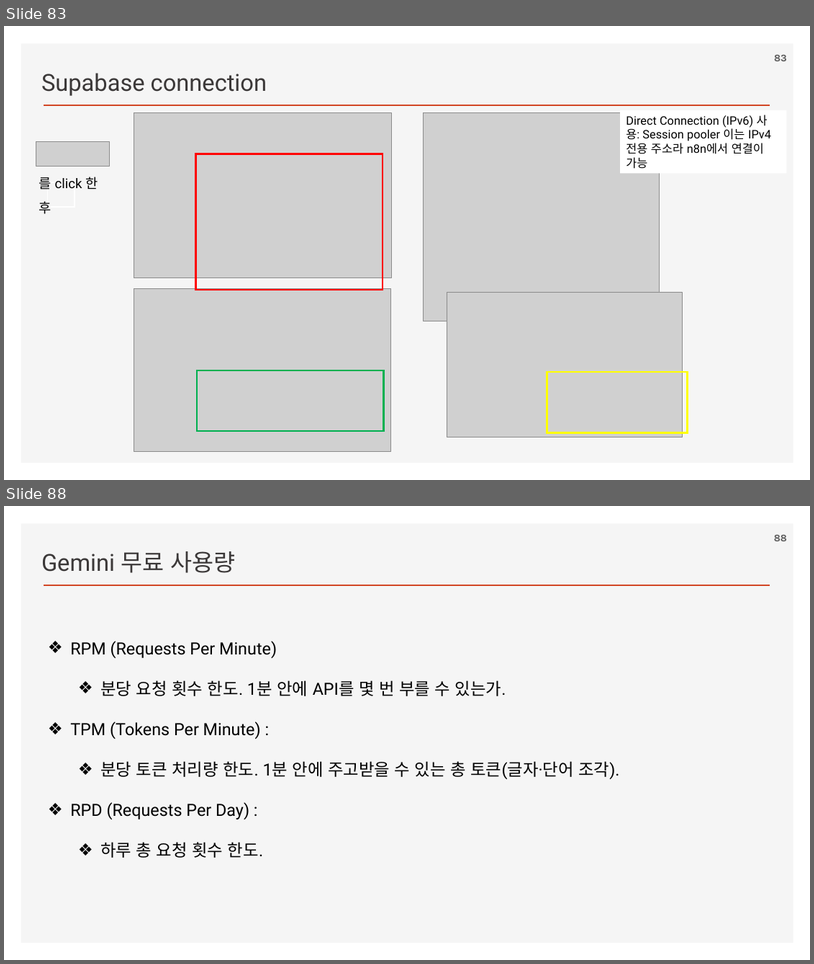
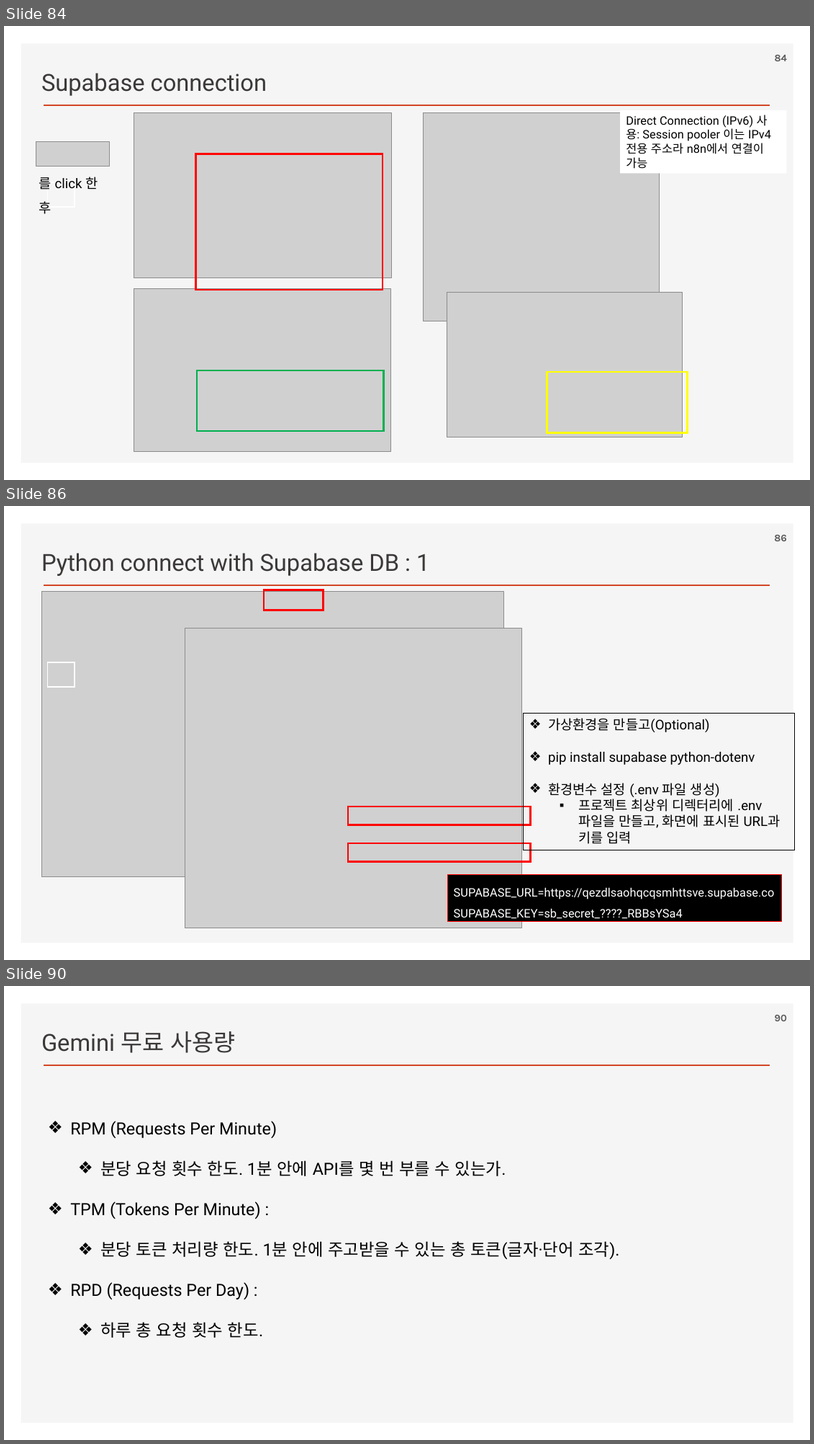
Before and after one commit to ancestor9/2026_Fall_AI-Workflow, a slide deck: PPTs/02_AI Workflow_n8n.pptx. Shown one above the other, each under a label of ours: slides 83 and 88 before the commit, slides 84, 86 and 90 after it; the slides between them are not shown. The pictures are 814x964 and 814x1444 pixels, drawn with LibreOffice and Linux fonts; fonts in the diff are those of the drawing; grey boxes stand for pictures; background and template pictures are left out. Boxes give left, top, right and bottom in pixels: in the first picture for what was removed or moved away, otherwise in the second. Text is boxed around its words. In the diff, an @@ line names an element or a change of style, - is before the commit and + after.

```diff
--- a/PPTs/02_AI Workflow_n8n.pptx
+++ b/PPTs/02_AI Workflow_n8n.pptx
@@ slide 86 added at (4,506,810,960), background #FFFFFF; not listed: 2 template elements that a slide beside it also shows @@
@@ page number added at (774,535,787,541), 12 pt, text #595959, bold @@
+86
@@ text added at (41,553,430,576), 28 pt, text #3B3838 @@
+Python connect with Supabase DB : 1
@@ picture added at (42,591,504,876) @@
@@ rectangle added at (264,590,324,610), outline #FF0000 2.25 pt @@
@@ picture added at (185,628,523,928) @@
@@ rectangle added at (47,663,75,687), outline #FFFFFF 1.5 pt @@
@@ rectangle added at (524,713,795,850), outline #000000 0.75 pt, 16 pt, text #000000 @@
+❖ 가상환경을 만들고(Optional)
+❖ pip install supabase python-dotenv
+❖ 환경변수 설정 (.env 파일 생성)
+  ▪ 프로젝트 최상위 디렉터리에 .env 파일을 만들고, 화면에 표시된 URL과 키를 입력
@@ rectangle added at (348,807,531,825), outline #FF0000 2.25 pt @@
@@ rectangle added at (348,843,531,861), outline #FF0000 2.25 pt @@
@@ rectangle added at (448,875,782,921), fill #000000, outline #FF0000 0.75 pt, 14 pt, text #FFFFFF @@
+SUPABASE_URL=https://qezdlsaohqcqsmhttsve.supabase.co
+SUPABASE_KEY=sb_secret_????_RBBsYSa4
@@ what was slide 83 is now slide 84 @@
@@ page number at (775,55,787,61): text changed @@
-83
+84
@@ what was slide 88 is now slide 90 @@
@@ page number at (775,1015,787,1021): text changed @@
-88
+90
```
Also in this commit, not shown: 2 slides changed, 3 other slides added, 2 slides removed.
